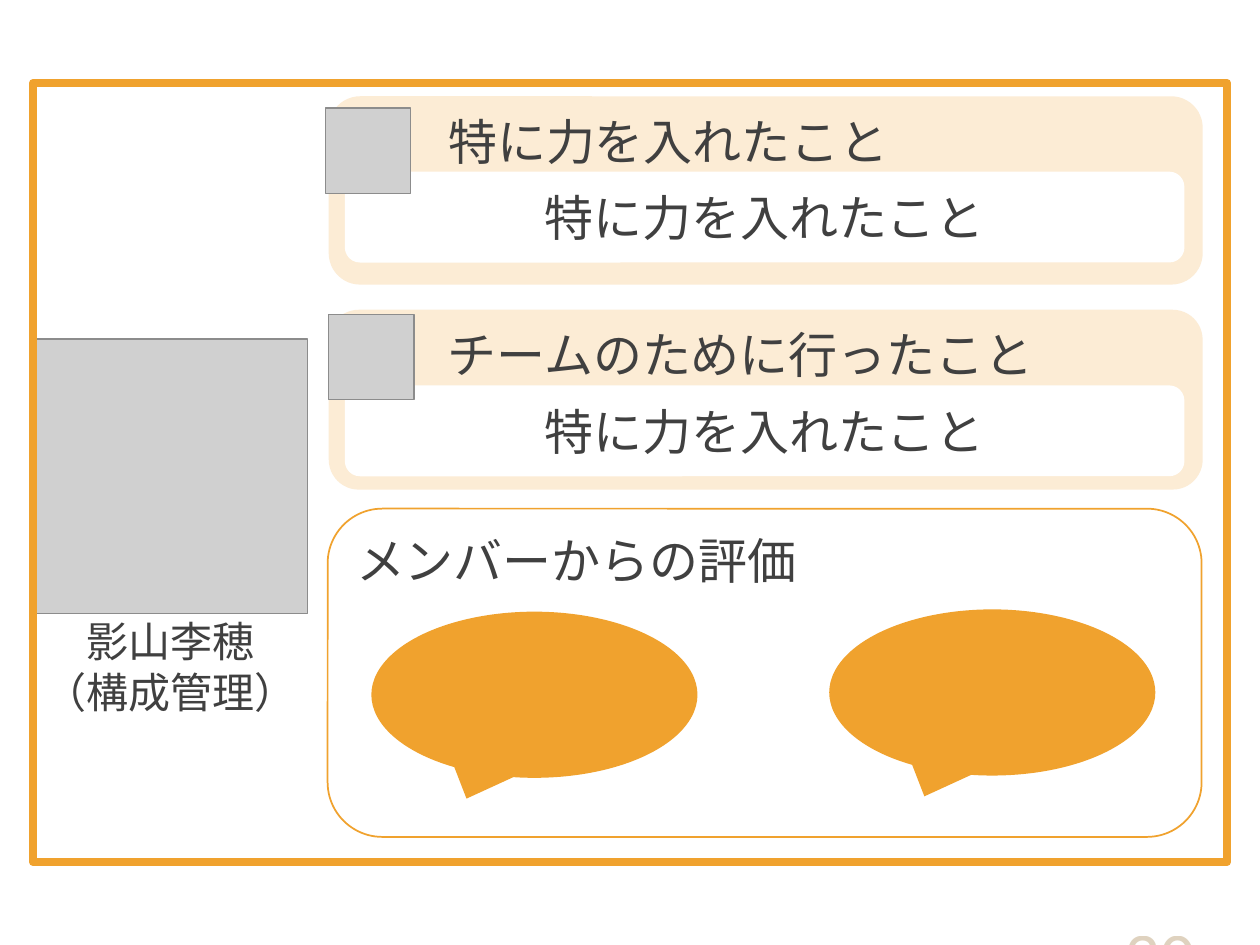
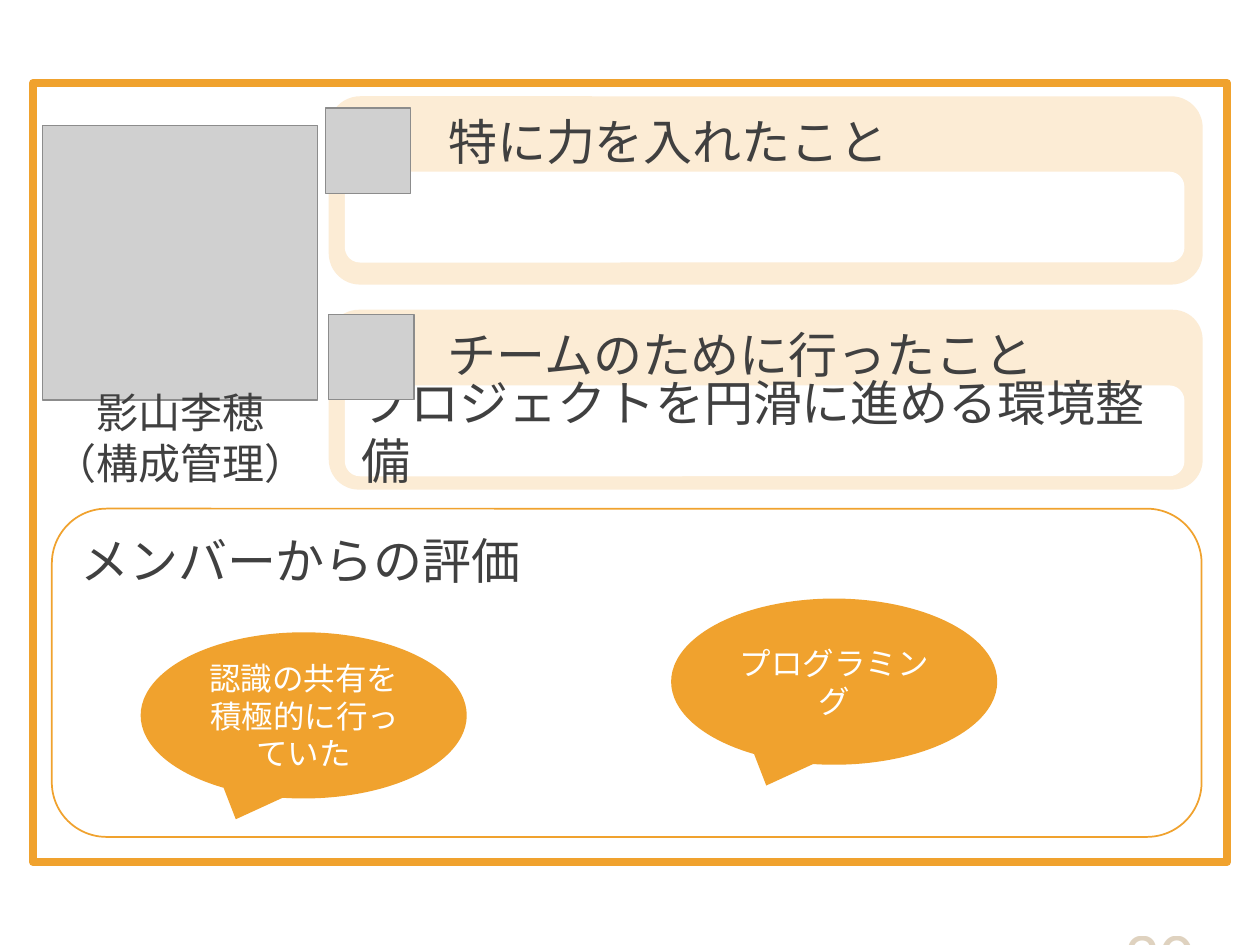
Before and after one commit to DOJO-2021/D-2, a slide deck: slide 20 of documents/プレゼン/Knowledge Holder_清書版.pptx. Drawn at 1260x945 pixels with LibreOffice and Linux fonts; fonts in the diff are those of the drawing; grey boxes stand for pictures. Boxes give left, top, right and bottom in pixels: in the first picture for what was removed or moved away, otherwise in the second. Text is boxed around its words. In the diff, an @@ line names an element or a change of style, - is before the commit and + after.

```diff
--- a/documents/プレゼン/Knowledge Holder_清書版.pptx
+++ b/documents/プレゼン/Knowledge Holder_清書版.pptx
@@ picture: place and size @@
-picture at [33,339,307,614]
+picture at [43,125,318,399]
@@ text in rounded rectangle at [544,194,984,240]: text removed @@
-特に力を入れたこと
@@ text "影山李穂": place and size @@
-text "影山李穂" at [44,621,296,712]
+text "影山李穂" at [54,392,306,483]
@@ text in rounded rectangle at [362,371,1145,492]: text changed @@
-特に力を入れたこと
+プロジェクトを円滑に進める環境整備
@@ rounded rectangle "メンバーからの評価": place and size @@
-rounded rectangle "メンバーからの評価" at [328,509,1202,838]
+rounded rectangle "メンバーからの評価" at [52,509,1202,838]
@@ speech bubble "プログラミング": place and size @@
-speech bubble "プログラミング" at [829,610,1155,776]
+speech bubble "プログラミング" at [672,598,998,765]
@@ speech bubble removed at [372,612,698,779] @@
@@ speech bubble added at [141,633,467,799], fill #F0A22E, 18 pt, text #FFFFFF @@
+認識の共有を
+積極的に行っていた
@@ text in speech bubble at [740,648,929,715]: text added @@
+プログラミング
```
Also in this commit, not shown: 4 other slides changed.
